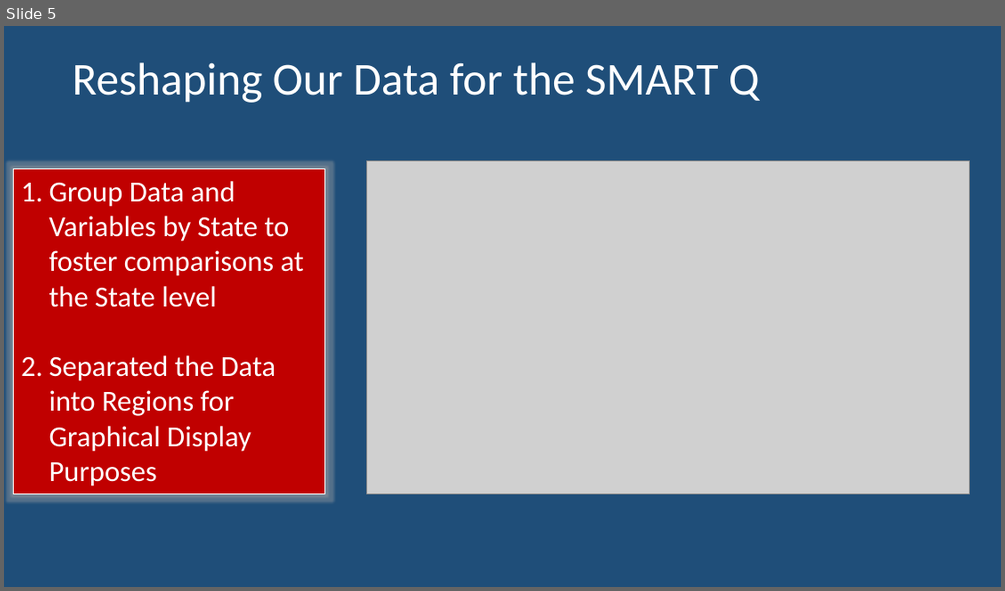
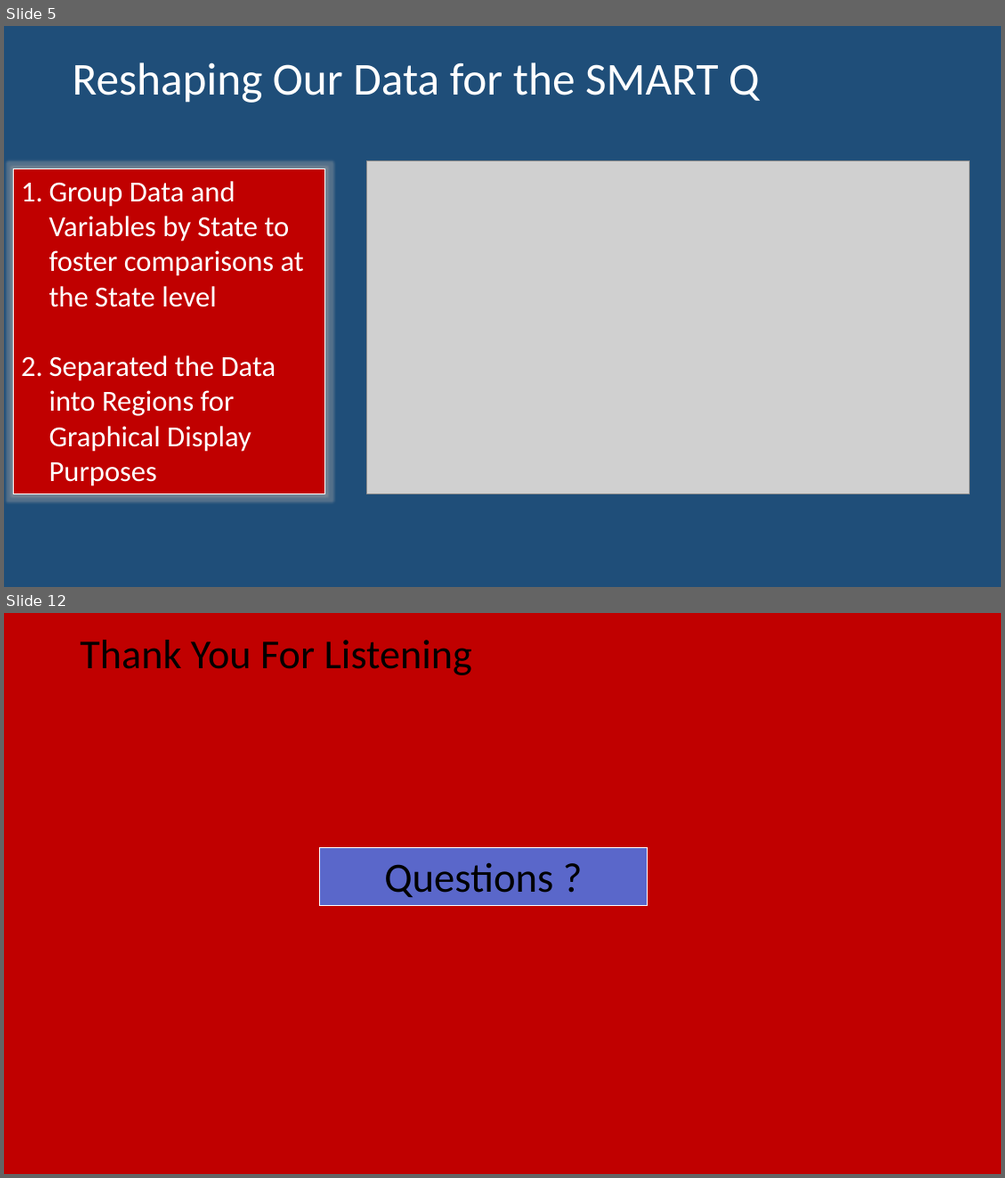
Before and after one commit to awinkhater/Dats6101_Team3, a slide deck: PPT for Intro to Data Science.pptx. Shown one above the other, each under a label of ours: slide 5 before the commit, slides 5 and 12 after it; the slides between them are not shown. The pictures are 1005x591 and 1005x1178 pixels, drawn with LibreOffice and Linux fonts; fonts in the diff are those of the drawing; grey boxes stand for pictures. Boxes give left, top, right and bottom in pixels: in the first picture for what was removed or moved away, otherwise in the second. Text is boxed around its words. In the diff, an @@ line names an element or a change of style, - is before the commit and + after.

```diff
--- a/PPT for Intro to Data Science.pptx
+++ b/PPT for Intro to Data Science.pptx
@@ slide 12 added at (4, 613, 1001, 1174), background #C00000 @@
@@ title added at (80, 640, 472, 675), 39.6 pt, text #000000 @@
+Thank You For Listening
@@ rectangle added at (320, 847, 647, 905), fill #5A67CA, outline #FFFFFF 0.75 pt, 40 pt, text #000000 @@
+Questions ?
```
Also in this commit, not shown: 1 slide changed, 6 other slides added, 4 other files.
